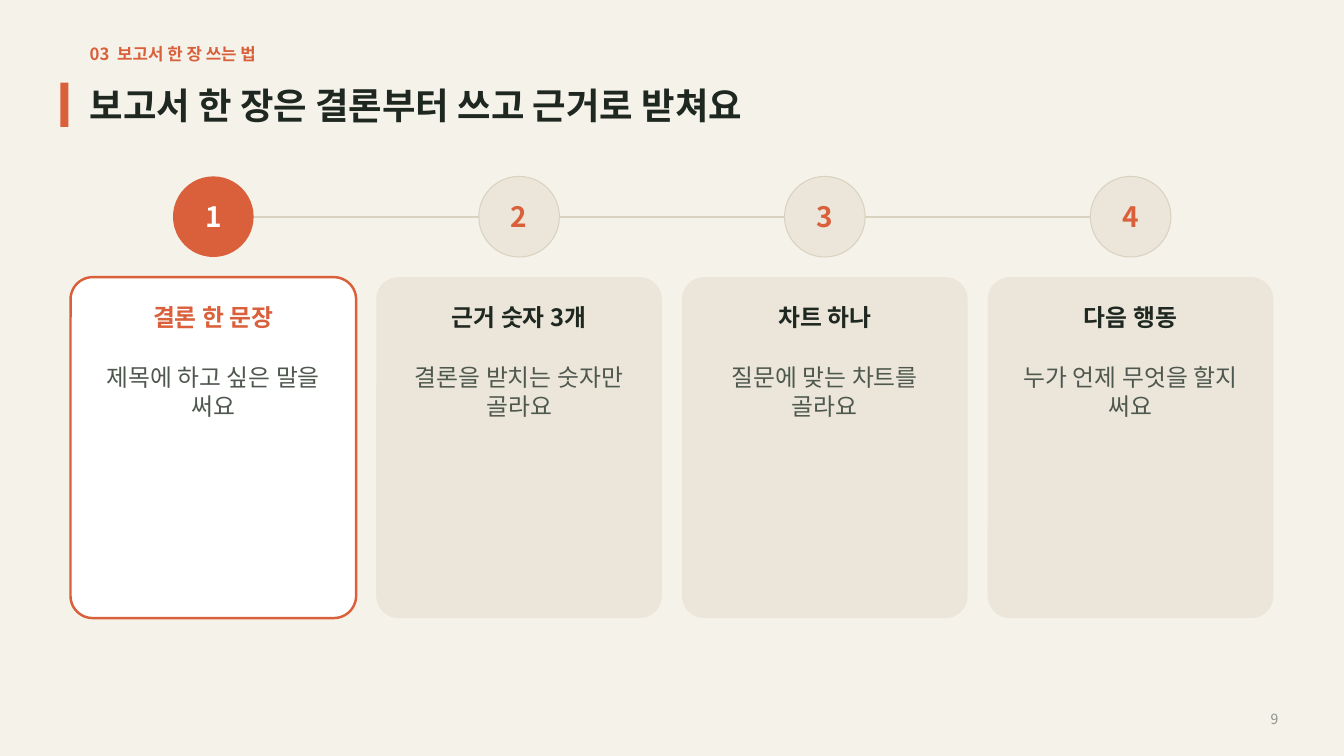
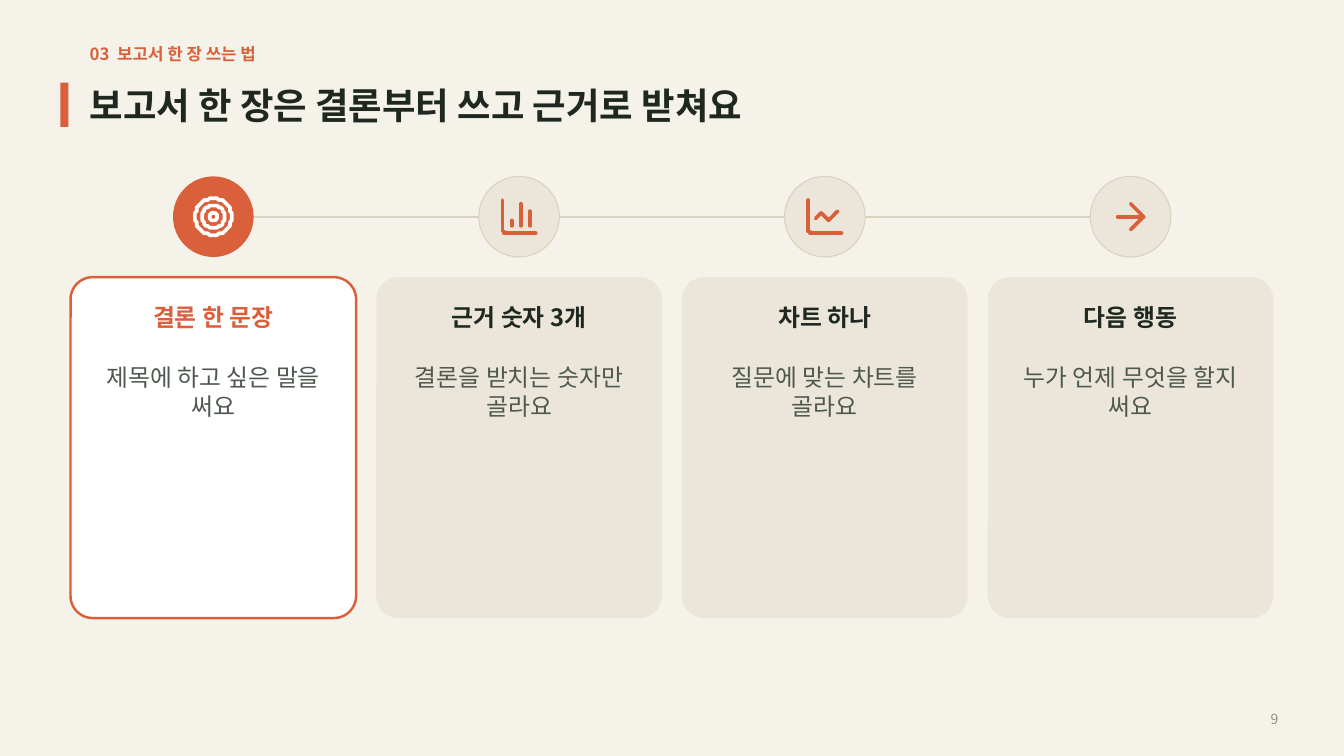
Before and after one commit to coindesktop/Awesome-PPT-SKILL, a slide deck: slide 9 of examples/onboarding-education/deck.pptx. Drawn at 1344x756 pixels with LibreOffice and Linux fonts; fonts in the diff are those of the drawing. Boxes give left, top, right and bottom in pixels: in the first picture for what was removed or moved away, otherwise in the second. Text is boxed around its words. In the diff, an @@ line names an element or a change of style, - is before the commit and + after.

```diff
--- a/examples/onboarding-education/deck.pptx
+++ b/examples/onboarding-education/deck.pptx
@@ freeform shape added at (x1=195, y1=199, x2=232, y2=236), outline #FFFFFF 2.64 pt @@
@@ text in ellipse at (x1=205, y1=206, x2=222, y2=227): text removed @@
-1
@@ freeform shape added at (x1=502, y1=201, x2=535, y2=234), outline #D9603B 2.64 pt @@
@@ text in ellipse at (x1=511, y1=206, x2=528, y2=227): text removed @@
-2
@@ freeform shape added at (x1=809, y1=201, x2=842, y2=234), outline #D9603B 2.64 pt @@
@@ text in ellipse at (x1=817, y1=206, x2=834, y2=228): text removed @@
-3
@@ freeform shape added at (x1=1118, y1=204, x2=1144, y2=230), outline #D9603B 2.64 pt @@
@@ text in ellipse at (x1=1122, y1=206, x2=1139, y2=227): text removed @@
-4
```
Also in this commit, not shown: 25 other files.
